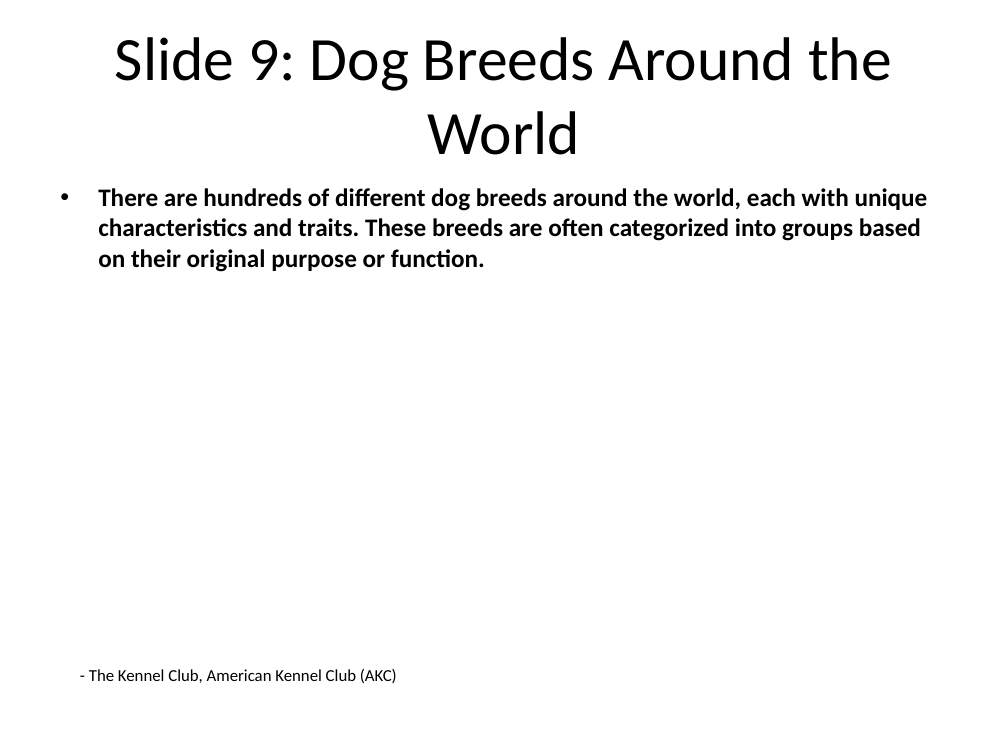
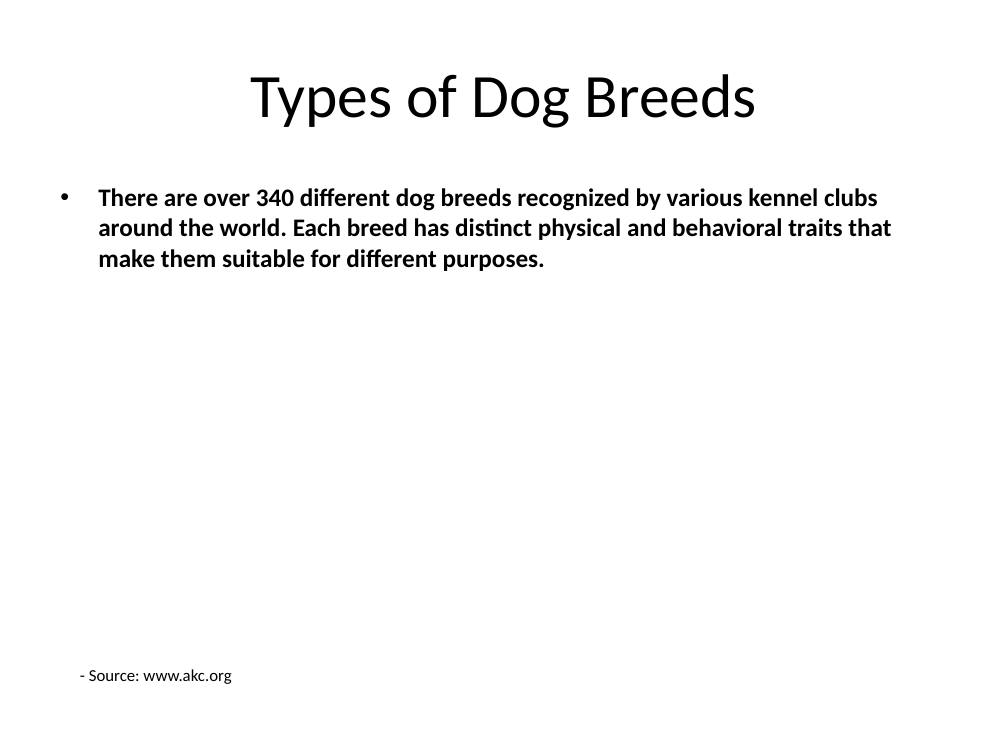
Before and after one commit to infrasvc-magang/test, a slide deck: slide 4 of backend/project/PPTX/Dog_presentation.pptx (slide 10 before the commit). Drawn at 1008x756 pixels with LibreOffice and Linux fonts; fonts in the diff are those of the drawing. Boxes give left, top, right and bottom in pixels: in the first picture for what was removed or moved away, otherwise in the second. Text is boxed around its words. In the diff, an @@ line names an element or a change of style, - is before the commit and + after.

```diff
--- a/backend/project/PPTX/Dog_presentation.pptx
+++ b/backend/project/PPTX/Dog_presentation.pptx
@@ title at box(250, 74, 757, 128): text changed @@
-Slide 9: Dog Breeds Around the World
+Types of Dog Breeds
@@ text at box(98, 188, 891, 271): text changed @@
-• There are hundreds of different dog breeds around the world, each with unique characteristics and traits. These breeds are often categorized into groups based on their original purpose or function.
+• There are over 340 different dog breeds recognized by various kennel clubs around the world. Each breed has distinct physical and behavioral traits that make them suitable for different purposes.
@@ text at box(89, 669, 231, 684): text changed @@
-- The Kennel Club, American Kennel Club (AKC)
+- Source: www.akc.org
```
Also in this commit, not shown: 6 other slides changed, 3 slides added, 3 slides removed, 4 other files.
